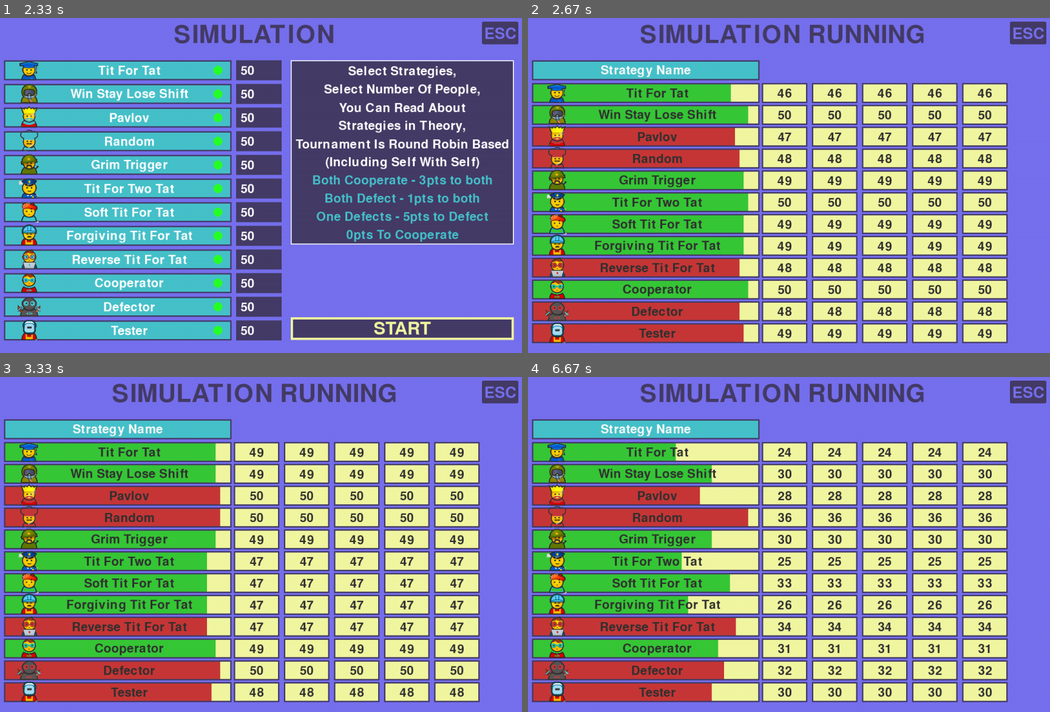
Above: before the commit, frames 1-4 (two rows, left to right).
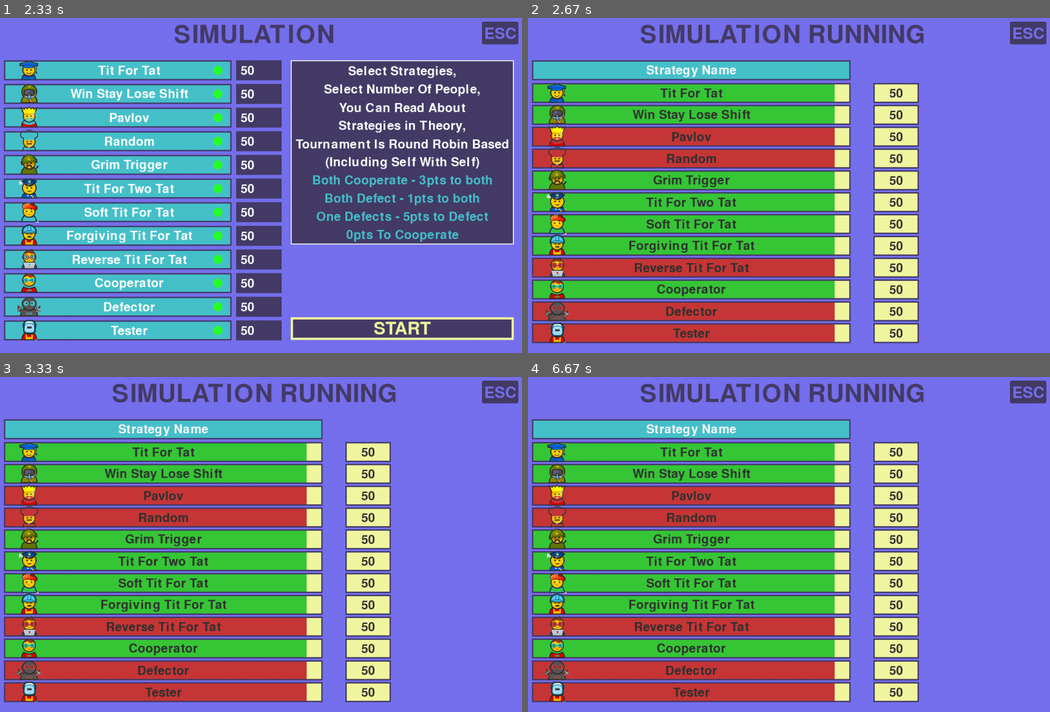
Above: after the commit, the same moments.

Repository: LazyyVenom/py-game-theory
Game: pygame game, started from prisoners_dilemma.py
Same seed, same stepped clock (60 frames per second), same inputs: the game is played once before the commit and once after it.
Inputs:
- Up to frame 1 (2.33 s): click "Strategies Theory" at 0.38 s; click "ESC" at 0.72 s; click "Tournament" at 1.05 s; click "START" at 1.38 s; click "ESC" at 1.72 s; click "Simulation" at 2.05 s
- Up to frame 2 (2.67 s): click "START" at 2.38 s
- Up to frame 3 (3.33 s): click "ESC" at 2.72 s; click "START" at 3.05 s
- Up to frame 4 (6.67 s): no input

Frame 1 is identical in both runs. In frame 2, 34% of the frame differs, in the area x 12-92%, y 12-98%; in frame 3, 34%; in frame 4, 37%.

Commit message:
Done with project not gonna continue

Diff:
--- a/prisoners_dilemma.py
+++ b/prisoners_dilemma.py
@@ -591,7 +591,7 @@
 
 
 def display_simulation_data(display_data):
-    box_dimensions = (500, 44)
+    box_dimensions = (700, 44)
     score_box_dimensions = (100, 44)
     box_x = 50
     box_y_initial = 180
@@ -599,28 +599,23 @@
     box_y_delta = 48
 
     max_alive = max(data[1] for data in display_data)
-    if max_alive == 0:
-        per_point_value = 0
-
-    else:
-        per_point_value = (box_dimensions[0] / max_alive) * 0.95
+    per_point_value = (box_dimensions[0] / max_alive) * 0.95
 
     pygame.draw.rect(screen, TER_BLUE, (box_x, 105, box_dimensions[0], box_dimensions[1]))
     pygame.draw.rect(screen, SECONDARY, (box_x, 105, box_dimensions[0], box_dimensions[1]), 3)
-    draw_text("Strategy Name", pygame.font.Font(None, FONT_SIZE), (250, 250, 250), 300, 130 - 2)
+    draw_text("Strategy Name", pygame.font.Font(None, FONT_SIZE), (250, 250, 250), 400, 130 - 2)  # Adjusted position
 
     for data in display_data:
         strategy_color = (55, 200, 55) if data[0].strategy_type == "NICE" else (200, 55, 55)
         pygame.draw.rect(screen, KIND_OF_YELLOW, (box_x, y_offset - 25, box_dimensions[0], box_dimensions[1]))
         pygame.draw.rect(screen, strategy_color, (box_x, y_offset - 25, int(data[1] * per_point_value), box_dimensions[1]))
         pygame.draw.rect(screen, SECONDARY, (box_x, y_offset - 25, box_dimensions[0], box_dimensions[1]), 3)
-        draw_text(data[0].name, pygame.font.Font(None, FONT_SIZE), (50, 50, 50), 325, y_offset - 2)
-
-        for i in range(5):
-            x_pos = 555 + i * 110
-            pygame.draw.rect(screen, KIND_OF_YELLOW, (x_pos, y_offset - 25, score_box_dimensions[0], score_box_dimensions[1]))
-            pygame.draw.rect(screen, SECONDARY, (x_pos, y_offset - 25, score_box_dimensions[0], score_box_dimensions[1]), 3)
-            draw_text(str(data[1]), pygame.font.Font(None, FONT_SIZE), (50, 50, 50), x_pos + 50, y_offset - 2)
+        draw_text(data[0].name, pygame.font.Font(None, FONT_SIZE), (50, 50, 50), 400, y_offset - 2)  # Adjusted position
+
+        x_pos = 800
+        pygame.draw.rect(screen, KIND_OF_YELLOW, (x_pos, y_offset - 25, score_box_dimensions[0], score_box_dimensions[1]))
+        pygame.draw.rect(screen, SECONDARY, (x_pos, y_offset - 25, score_box_dimensions[0], score_box_dimensions[1]), 3)
+        draw_text(str(data[1]), pygame.font.Font(None, FONT_SIZE), (50, 50, 50), x_pos + 50, y_offset - 2)
 
         image_path = f"images/{data[0].st_id}.png"
         if os.path.exists(image_path):
@@ -630,7 +625,7 @@
 
         y_offset += box_y_delta
 
-# Function to handle events
+
 def handle_events():
     for event in pygame.event.get():
         if event.type == pygame.QUIT:
@@ -646,10 +641,15 @@
                 return False
     return True
 
+
 def simulate_interactions(alive_strategies):
-    for i in range(len(alive_strategies)):
-        if alive_strategies[i][1] > 0:
-            alive_strategies[i][1] -= 1 if (alive_strategies[i][1] > 0 and random.random() < 0.1) else 0
+    """
+    Logic for simulating strategy
+    """
+    st_1 = random.choice(alive_strategies)
+    st_2 = random.choice(alive_strategies)
+
+
 
 def simulation_start(strategies, flags, inputs):
     needed_strategies = [strategies[i] for i in range(len(strategies)) if flags[i]]
@@ -676,7 +676,6 @@
 
         running = handle_events()
 
-        # Update the simulation logic
         simulate_interactions(display_data)
         prev_results.append([data[1] for data in display_data])
 
